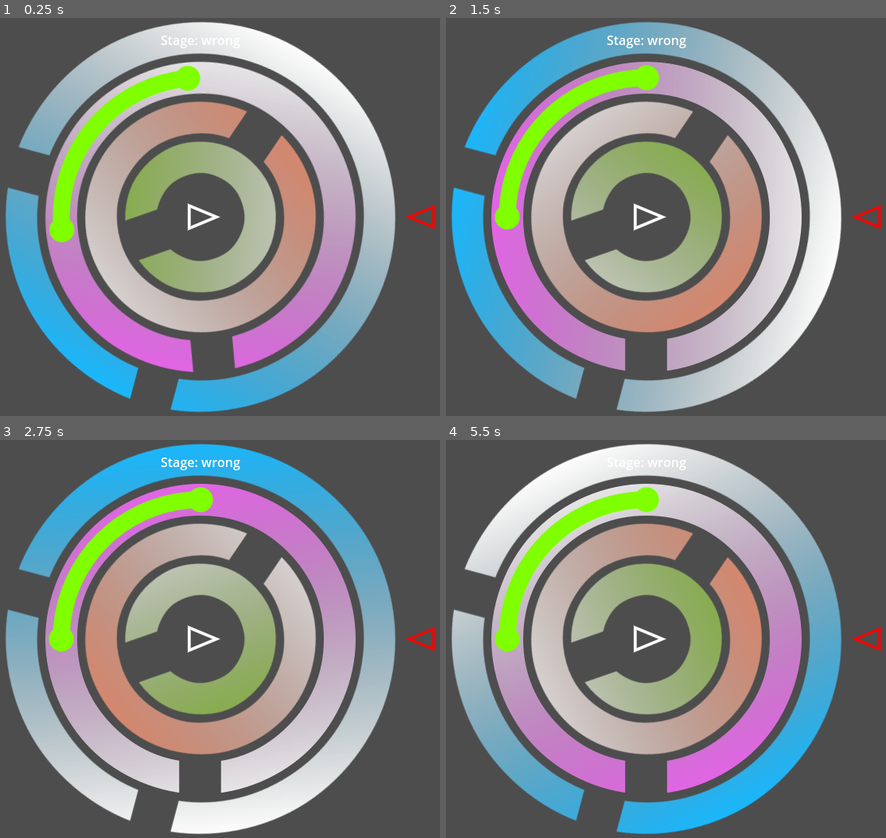
Above: before the commit, frames 1-4 (two rows, left to right).
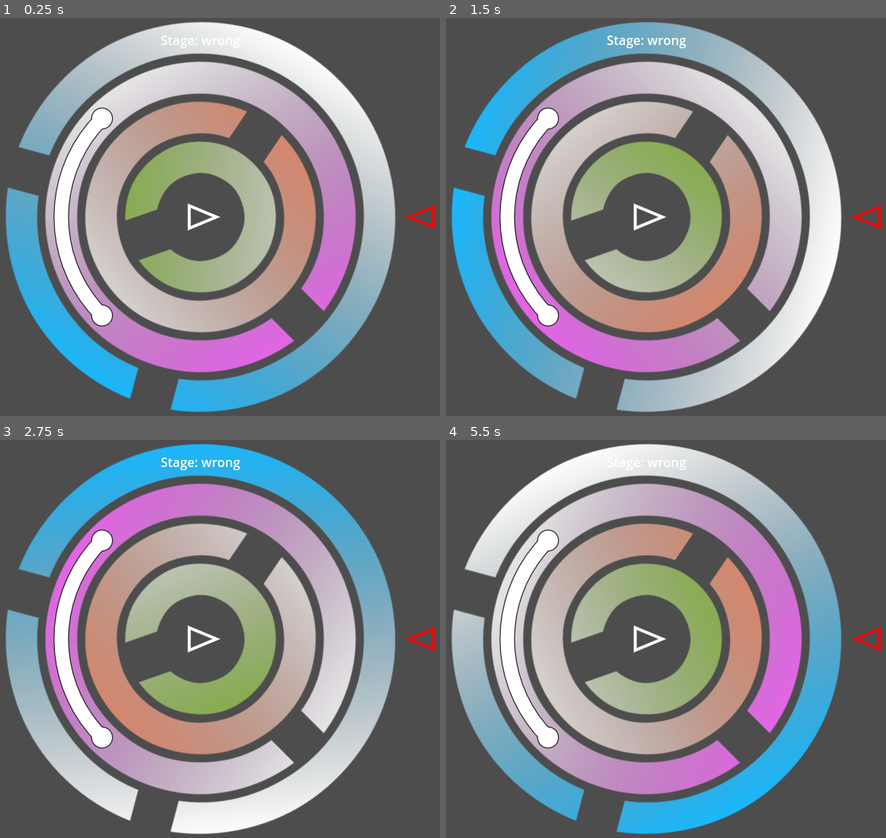
Above: after the commit, the same moments.

Repository: LettucePie/october
Game: Godot game, scene res://game.tscn
Two runs of this game, one before a commit and one after it. Both use one fixed random seed, a clock stepped at 60 frames per second and the inputs below.
Inputs (mouse positions are in pixels of both pictures, inside the frame that each line leads up to):
- Up to frame 1 (0.25 s): no input
- Up to frame 2 (1.5 s): move the mouse to (767, 197) at 0.52 s; click (767, 197) at 0.67 s; move the mouse to (534, 236) at 1.27 s; click (534, 236) at 1.42 s
- Up to frame 3 (2.75 s): move the mouse to (255, 551) at 2.02 s; click (255, 551) at 2.17 s
- Up to frame 4 (5.5 s): move the mouse to (617, 718) at 2.77 s; click (617, 718) at 2.92 s; move the mouse to (815, 698) at 3.52 s; click (815, 698) at 3.67 s; move the mouse to (481, 579) at 4.27 s; click (481, 579) at 4.42 s; move the mouse to (674, 639) at 5.02 s; click (674, 639) at 5.17 s

The runs differ from the first frame. In frame 1, 11% of the frame differs, in the area x 10-81%, y 11-89%; in frame 2, 12%; in frame 3, 13%; in frame 4, 12%.

Commit message:
fixed channel boundaries

Diff:
--- a/components/channel.gd
+++ b/components/channel.gd
@@ -3,6 +3,10 @@
 class_name Channel
 
 const DEF_radius : float = 50.0
+const DEF_outer_arc_w : float = 18
+const DEF_outer_cap_r : float = 13
+const DEF_inner_arc_w : float = 16
+const DEF_inner_cap_r : float = 12
 @export_range(1.0, 4.0, 1.0) var radius_multiplier : float = 1.0
 @export_range(0.0, 360.0, 15.0) var point_a_angle : float = 90
 @export_range(0.0, 360.0, 15.0) var point_b_angle: float = 180
@@ -23,6 +27,7 @@
 
 
 func _draw() -> void:
+	## Backdrop Channel
 	## Main Arc
 	draw_arc(
 		self.position,
@@ -30,24 +35,53 @@
 		deg_to_rad(point_a_angle),
 		deg_to_rad(point_b_angle),
 		arc_points,
-		Color.CHARTREUSE,
-		20,
+		Color.BLACK,
+		DEF_outer_arc_w,
 		true
 		)
 	## End Caps
 	draw_circle(
 		point_a,
-		15,
-		Color.CHARTREUSE,
+		DEF_outer_cap_r,
+		Color.BLACK,
 		true,
 		-1.0,
 		true
 	)
 	draw_circle(
 		point_b,
-		15,
-		Color.CHARTREUSE,
+		DEF_outer_cap_r,
+		Color.BLACK,
 		true,
 		-1.0,
 		true
 	)
+	## Inside Channel
+	## Main Arc
+	draw_arc(
+		self.position,
+		DEF_radius * radius_multiplier + 25,
+		deg_to_rad(point_a_angle),
+		deg_to_rad(point_b_angle),
+		arc_points,
+		Color.WHITE,
+		DEF_inner_arc_w,
+		true
+		)
+	## End Caps
+	draw_circle(
+		point_a,
+		DEF_inner_cap_r,
+		Color.WHITE,
+		true,
+		-1.0,
+		true
+	)
+	draw_circle(
+		point_b,
+		DEF_inner_cap_r,
+		Color.WHITE,
+		true,
+		-1.0,
+		true
+	)
--- a/rings/ring.gd
+++ b/rings/ring.gd
@@ -43,8 +43,8 @@
 		if i is Channel:
 			target = clampf(
 				target,
-				deg_to_rad(i.point_a_angle),
-				deg_to_rad(i.point_b_angle)
+				deg_to_rad(i.point_a_angle - 90),
+				deg_to_rad(i.point_b_angle - 90)
 			)
 			print(target, " | ", rad_to_deg(target))
 	rot_target = target
